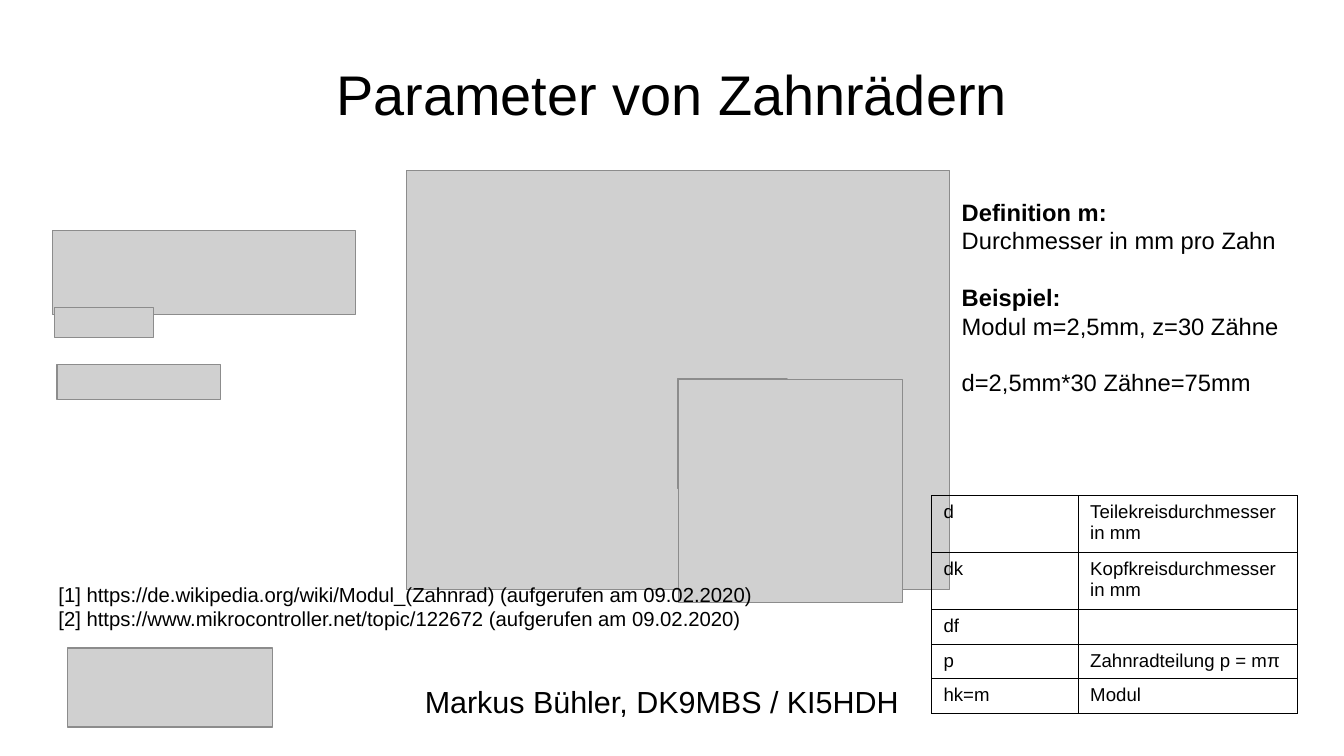
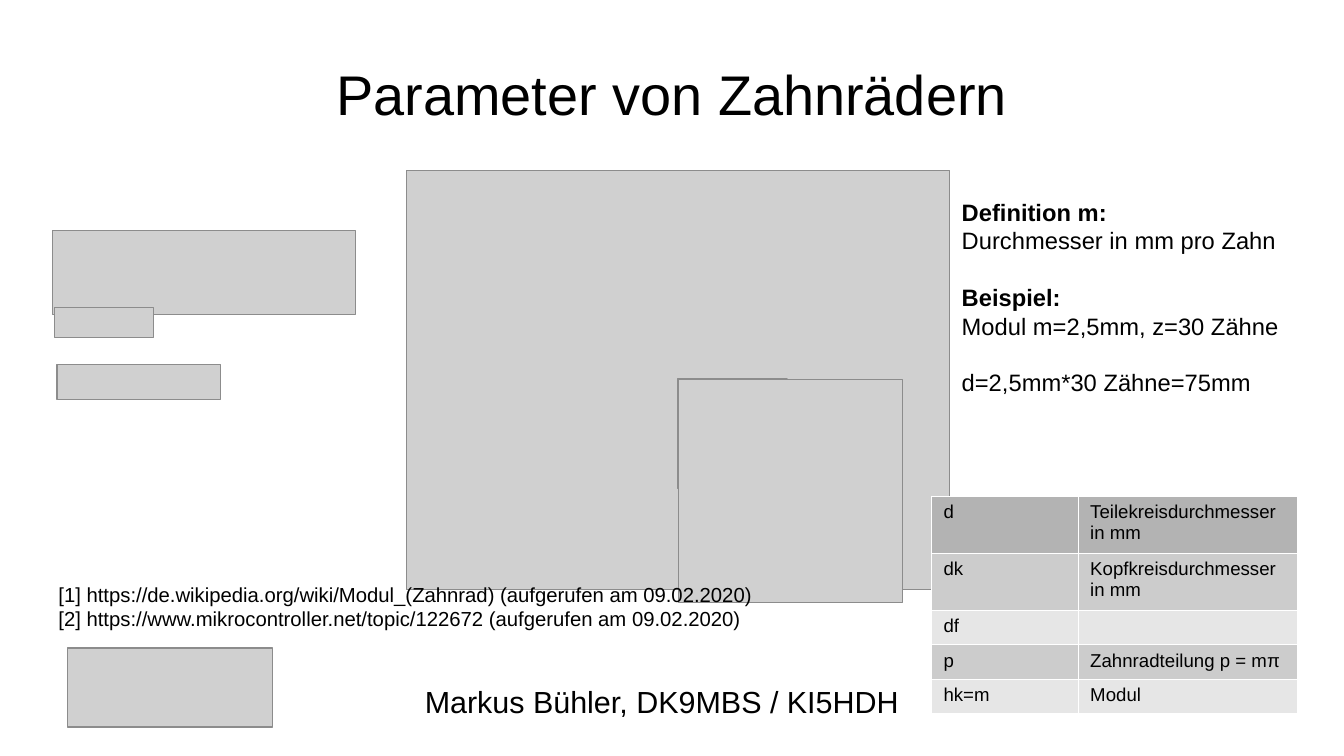
Before and after one commit to dk9mbs/MagLoop, a slide deck: slide 4 of docu/Dokumentation.odp. Drawn at 1344x756 pixels with LibreOffice and Linux fonts; fonts in the diff are those of the drawing; grey boxes stand for pictures. Boxes give left, top, right and bottom in pixels: in the first picture for what was removed or moved away, otherwise in the second. Text is boxed around its words. In the diff, an @@ line names an element or a change of style, - is before the commit and + after.

```diff
--- a/docu/Dokumentation.odp
+++ b/docu/Dokumentation.odp
@@ table at [932, 496, 1298, 705] @@
@@ fill none to #B3B3B3 in row 1 @@
@@ fill none to #CCCCCC in 4 cells @@
@@ fill none to #E6E6E6 in 3 cells @@
@@ borders changed @@
```
Also in this commit, not shown: 1 other slide changed, 4 other files.
